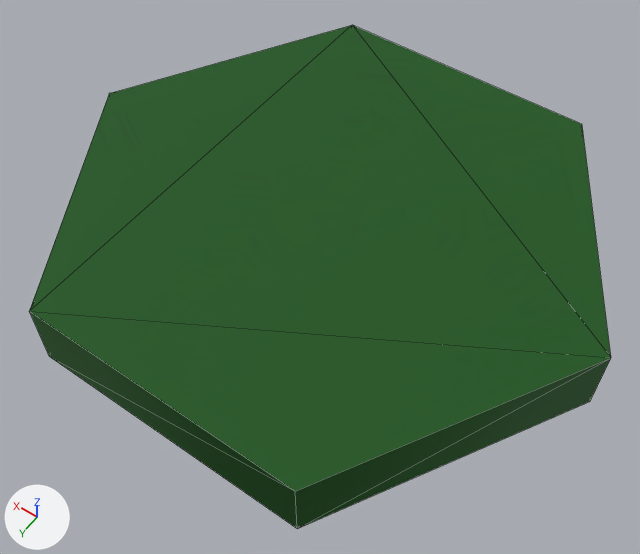
Renders of the COLLADA model Game1/Content/1.DAE from each side of a commit.
Rendered twice from a camera (50 mm lens) standing at (-1.129, 1.635, 2.304) and looking at (-0.041, 0.112, -0.09). Every picture has the same lights, and +X, +Y and +Z are marked at lower left. Mesh edges are drawn as thin lines.
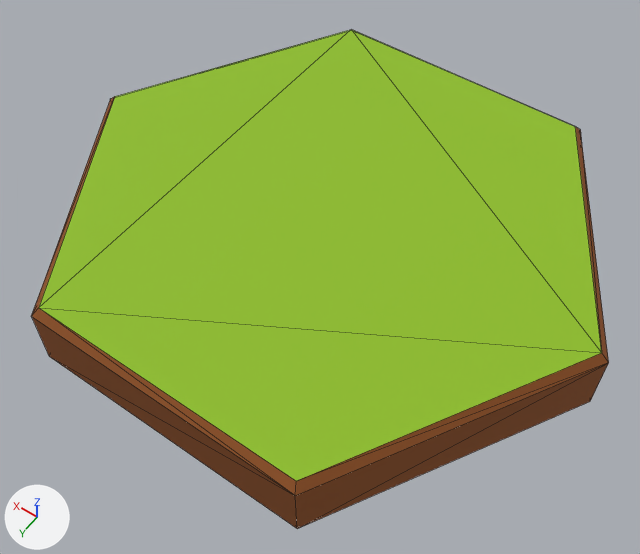
Scene script edits in JSON lines:
```json
{"op": "add", "block": "img_textchampfer_jpg", "code": ["img_textchampfer_jpg = load_image('textchampfer.jpg', 'textchampfer.jpg', 1024, 1024, 'sRGB')"]}
{"op": "add", "block": "mat_04___default", "code": ["mat_04___default = principled_material('_04 - Default')", "mat_04___default.texture = img_textchampfer_jpg", "mat_04___default.roughness = 0.84"]}
{"block": "me_cylinder001mesh", "where": "# used by ob_cylinder001; location = (0.0, 0.0, 0.0)"}
{"op": "remove", "block": "me_cylinder001mesh", "code": "me_cylinder001mesh.from_pydata(...)  # 12 vertices, 20 faces; spans x -1.0..1.0, y -0.87..0.87, z -0.12..0.12"}
{"op": "add", "block": "me_cylinder001mesh", "code": "me_cylinder001mesh.from_pydata(...)  # 18 vertices, 32 faces; spans x -1.0..1.0, y -0.87..0.87, z -0.12..0.12"}
{"block": "me_cylinder001mesh", "change": "me_cylinder001mesh part 1"}
{"block": "me_cylinder001mesh", "change": "4 faces are deleted"}
{"block": "me_cylinder001mesh", "change": "6 vertices in x -1.0..1.0, y -0.87..0.87, z 0.12 move by (0.0, 0.0, -0.02)"}
{"block": "me_cylinder001mesh", "change": "6 vertices are added at (0.97, 0.0, 0.12), (0.49, 0.84, 0.12), (-0.49, 0.84, 0.12), (-0.97, 0.0, 0.12), (-0.49, -0.84, 0.12), (0.49, -0.84, 0.12)"}
{"block": "me_cylinder001mesh", "change": "16 new faces join them"}
{"block": "me_cylinder001mesh", "change": "me_cylinder001mesh part 2: 16 faces spanning x -1.0..1.0, y -0.87..0.87, z -0.12..0.1 switch from mat_01___default (picture img_2t_jpg) to mat_04___default (picture img_textchampfer_jpg)"}
{"block": "me_cylinder001mesh", "change": "me_cylinder001mesh part 3: the surface is now shaded flat"}
```

Changed parts and their boxes (x1, y1, x2, y2) in the pictures (640 x 554 px):
```json
{"object": "Cylinder001", "change": "reshaped", "before": [29, 25, 611, 529], "after": [31, 30, 609, 529]}
{"part": 1, "of": "me_cylinder001mesh", "change": "built on", "before": [29, 25, 611, 491], "after": [31, 30, 609, 495]}
{"part": 2, "of": "me_cylinder001mesh", "change": "recoloured", "before": [31, 316, 608, 529], "after": [31, 316, 608, 529], "on screen": "green to brown"}
```
